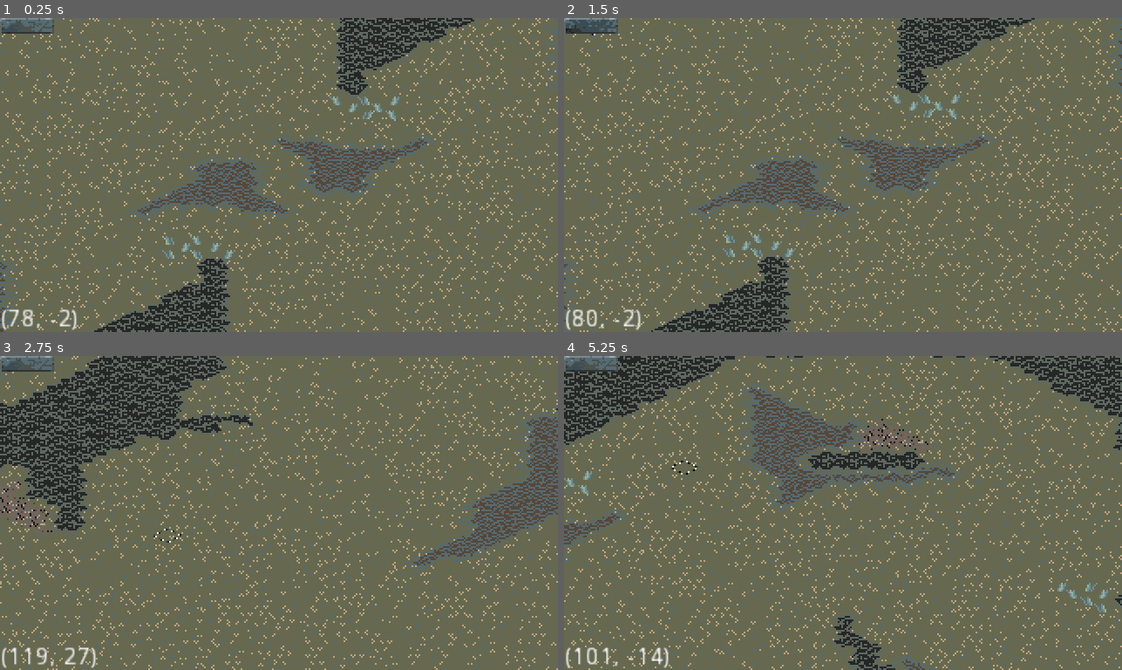
Above: before the commit, frames 1-4 (two rows, left to right).
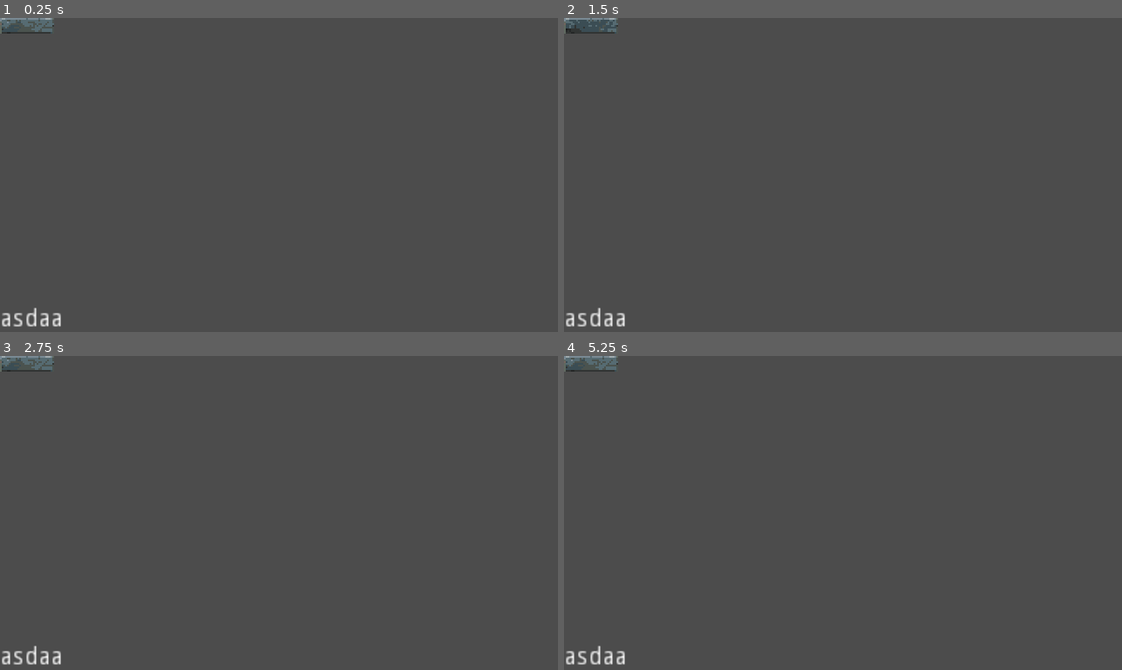
Above: after the commit, the same moments.

Repository: SimonasLetukas/low-age-prototype-godot
Game: Godot game, scene res://Client/Game.tscn
Same seed, same stepped clock (60 frames per second), same inputs: the game is played once before the commit and once after it.
Inputs (mouse positions are in pixels of both pictures, inside the frame that each line leads up to):
- Up to frame 1 (0.25 s): no input
- Up to frame 2 (1.5 s): move the mouse to (965, 159) at 0.52 s; press the mouse at (965, 159) at 0.53 s; hold Right (ui_right) 0.53-1.25 s; release the mouse at (965, 159) at 1.25 s; click (591, 24) at 1.25 s
- Up to frame 3 (2.75 s): move the mouse to (167, 528) at 2.02 s; hold Down (ui_down) from 2.03 s (still down); click (167, 528) at 2.1 s
- Up to frame 4 (5.25 s): move the mouse to (898, 443) at 2.77 s; release Down (ui_down) at 2.78 s; press the mouse at (898, 443) at 2.78 s; hold Right (ui_right) 2.78-3.53 s; move the mouse to (815, 575) at 3.52 s; release the mouse at (815, 575) at 3.53 s; hold Up (ui_up) 3.53-4.28 s; click (815, 575) at 3.6 s; move the mouse to (1010, 560) at 4.27 s; press the mouse at (1010, 560) at 4.28 s; hold Left (ui_left) from 4.28 s (still down); move the mouse to (675, 465) at 5.02 s; release the mouse at (675, 465) at 5.03 s; click (675, 465) at 5.1 s

The runs differ from the first frame. In frame 1, 97% of the frame differs, in the area x 0-100%, y 0-100%; in frame 2, 97%; in frame 3, 97%; in frame 4, 97%.

Commit message:
Implemented available tiles when clicking left mouse button

Diff:
--- a/Client/Camera/Camera.gd
+++ b/Client/Camera/Camera.gd
@@ -1,4 +1,10 @@
 extends Camera2D
+
+export(bool) var debug_enabled = true
+export(int, -200, 100, 5) var limit_horizontal_margin: int = 30
+export(int, -200, 100, 5) var limit_vertical_margin: int = 5
+export(float, 0.5, 3, 0.25) var minimum_zoom: float = 0.5
+export(float, 0.5, 3, 0.25) var maximum_zoom: float = 1.5
 
 var map_width_pixels: int = 904
 var map_height_pixels: int = 452
@@ -11,18 +17,15 @@
 var map_limit_top: int
 var map_limit_bottom: int
 
-export(bool) var debug_enabled = true
-export(int, -200, 100, 5) var limit_horizontal_margin: int = 30
-export(int, -200, 100, 5) var limit_vertical_margin: int = 5
-export(float, 0.5, 3, 0.25) var minimum_zoom: float = 0.5
-export(float, 0.5, 3, 0.25) var maximum_zoom: float = 1.5
-
 onready var viewport_size: Vector2 = get_viewport().get_size_override()
 onready var previous_position: Vector2 = Vector2(0, 0)
 onready var camera_is_moving: bool = false
 onready var mouse_is_on_ui: bool = false
 onready var tile_width: int = Constants.tile_width
 onready var tile_height: int = Constants.tile_height
+
+signal dragging_started()
+signal dragging_ended()
 
 func _ready() -> void:
 	self.position = Vector2(map_width_pixels / 2, map_height_pixels / 2)
@@ -49,11 +52,13 @@
 			if mouse_is_on_ui == false:
 				previous_position = mouse_pos
 				camera_is_moving = true
+				emit_signal("dragging_started")
 		else:
 			self.position += (previous_position - mouse_pos) * self.zoom
 			previous_position = mouse_pos
 	elif Input.is_action_just_released("mouse_left"):
 		camera_is_moving = false
+		emit_signal("dragging_ended")
 
 	if (camera_is_moving == false):
 		clamp_position_to_boundaries(delta)
--- a/Client/Game.tscn
+++ b/Client/Game.tscn
@@ -9,8 +9,11 @@
 
 [node name="Map" parent="." instance=ExtResource( 1 )]
 
+[node name="SelectedTile" parent="Map" index="5"]
+frame = 3
+
 [node name="MapCreator" parent="." instance=ExtResource( 3 )]
-map_file_location = "res://Client/Maps/Twister.png"
+map_file_location = "res://Client/Maps/Textures/Twister.png"
 
 [node name="Camera" parent="." instance=ExtResource( 2 )]
 position = Vector2( 0, 0 )
@@ -29,6 +32,8 @@
 [connection signal="mountains_found" from="MapCreator" to="Map" method="_on_MapCreator_mountains_found"]
 [connection signal="scraps_found" from="MapCreator" to="Map" method="_on_MapCreator_scraps_found"]
 [connection signal="starting_position_found" from="MapCreator" to="Map" method="_on_MapCreator_starting_position_found"]
+[connection signal="dragging_ended" from="Camera" to="Map" method="_on_Camera_dragging_ended"]
+[connection signal="dragging_started" from="Camera" to="Map" method="_on_Camera_dragging_started"]
 [connection signal="mouse_entered" from="UI" to="Camera" method="_on_UI_mouse_entered"]
 [connection signal="mouse_exited" from="UI" to="Camera" method="_on_UI_mouse_exited"]
 
--- a/Client/Maps/Map.gd
+++ b/Client/Maps/Map.gd
@@ -5,8 +5,11 @@
 var tile_width: int
 var tile_height: int
 var map_size: Vector2
+var tilemap_offset: Vector2
 var starting_positions: PoolVector2Array
 var tile_hovered: Vector2
+var point_ids_by_positions: Dictionary
+var positions_by_point_ids: Dictionary
 
 # TileMaps used for visual component
 onready var grass: TileMap = $Grass
@@ -18,8 +21,14 @@
 onready var tilemap_scraps_index: int = 5
 onready var tilemap_marsh_index: int = 3
 onready var tilemap_mountains_index: int = 4
+onready var tilemap_available_tile_index: int = 8
 
 onready var selected_tile: AnimatedSprite = $SelectedTile
+
+onready var pathfinding: DijkstraMap = DijkstraMap.new()
+onready var available_tiles: TileMap = $Alpha/AvailableTiles
+
+onready var selection_blocked: bool = false
 
 signal starting_positions_declared(starting_positions)
 signal new_tile_hovered(tile_hovered)
@@ -30,14 +39,28 @@
 func _process(delta) -> void:
 	var mouse_pos: Vector2 = get_global_mouse_position()
 	var map_pos: Vector2 = get_map_position_from_mouse_position(mouse_pos)
+
 	if (tile_hovered != map_pos):
 		tile_hovered = map_pos
 		emit_signal("new_tile_hovered", tile_hovered)
 		selected_tile.enable()
-		selected_tile.move_to(grass.map_to_world(tile_hovered, true))
+		selected_tile.move_to(grass.map_to_world(tile_hovered + tilemap_offset, true))
+
+	if Input.is_action_just_pressed("mouse_left"):
+		if selection_blocked:
+			return
+		available_tiles.clear()
+		pathfinding.recalculate(point_ids_by_positions[map_pos], {"maximum_cost": 7.5})
+		var available_point_ids: PoolIntArray = pathfinding.get_all_points_with_cost_between(0.0, 7.5)
+		for point_id in available_point_ids:
+			var position: Vector2 = positions_by_point_ids[point_id]
+			available_tiles.set_cellv(position, tilemap_available_tile_index)
+
+			#todo optimize
+			available_tiles.update_bitmask_region(Vector2(0, 0), Vector2(map_size.x, map_size.y))
 
 func get_map_position_from_mouse_position(mouse_position: Vector2) -> Vector2:
-	return grass.world_to_map(mouse_position)
+	return grass.world_to_map(mouse_position) - tilemap_offset
 
 func update_bitmasks(mountains_fill_offset: int):
 	grass.update_bitmask_region(Vector2(0, 0), Vector2(map_size.x, map_size.y))
@@ -50,6 +73,7 @@
 	scraps.clear()
 	marsh.clear()
 	mountains.clear()
+	available_tiles.clear()
 
 func fill_outside_mountains(fill_offset: int):
 	for y in range(fill_offset * -1, map_size.y + fill_offset):
@@ -63,6 +87,13 @@
 	tile_width = Constants.tile_width
 	tile_height = Constants.tile_height
 	self.position.x = (map_size.x * tile_width) / 2
+	tilemap_offset = Vector2(map_size.x / 2, (map_size.y / 2) * -1)
+
+	point_ids_by_positions = pathfinding.add_square_grid(0, Rect2(0, 0, map_size.x, map_size.y), -1, 1.0, sqrt(2))
+	for position in point_ids_by_positions.keys():
+		var id: int = point_ids_by_positions[position]
+		positions_by_point_ids[id] = position
+
 	clear_tilemaps()
 
 func _on_MapCreator_generation_ended():
@@ -88,3 +119,9 @@
 
 func _on_MapCreator_starting_position_found(coordinates: Vector2):
 	starting_positions.append(coordinates)
+
+func _on_Camera_dragging_started():
+	selection_blocked = true
+
+func _on_Camera_dragging_ended():
+	selection_blocked = false
--- a/Client/Maps/Map.tscn
+++ b/Client/Maps/Map.tscn
@@ -60,6 +60,16 @@
 format = 1
 tile_data = PoolIntArray( -1179646, 4, 8, -1179645, 4, 5, -1179644, 4, 9, -1179643, 4, 13, -1179642, 4, 2, -1114111, 4, …(5393 unchanged characters)…
 
+[node name="Alpha" type="Node2D" parent="."]
+modulate = Color( 1, 1, 1, 0.54902 )
+
+[node name="AvailableTiles" type="TileMap" parent="Alpha"]
+mode = 1
+tile_set = ExtResource( 1 )
+cell_size = Vector2( 16, 8 )
+format = 1
+tile_data = PoolIntArray( 262169, 8, 0, 262170, 8, 2, 262180, 0, 0, 327704, 8, 0, 327705, 8, 4, 327706, 8, 4, 327707, 8, 2, 393239, 8, 0, 393240, 8, 4, 393241, 8, 4, 393242, 8, 4, 393243, 8, 4, 393244, 8, 2, 458775, 8, 131072, 458776, 8, 4, 458777, 8, 4, 458778, 8, 4, 458779, 8, 4, 458780, 8, 131074, 524312, 8, 131072, 524313, 8, 4, 524314, 8, 4, 524315, 8, 131074, 589849, 8, 131072, 589850, 8, 131074 )
+
 [node name="SelectedTile" type="AnimatedSprite" parent="."]
 frames = SubResource( 5 )
 frame = 1
--- a/Demo/IsometricTiles.tres
+++ b/Demo/IsometricTiles.tres
@@ -141,3 +141,26 @@
 7/shape_one_way_margin = 0.0
 7/shapes = [  ]
 7/z_index = 0
+8/name = "tiles.png 8"
+8/texture = ExtResource( 1 )
+8/tex_offset = Vector2( 0, 0 )
+8/modulate = Color( 1, 1, 1, 1 )
+8/region = Rect2( 0, 152, 80, 32 )
+8/tile_mode = 1
+8/autotile/bitmask_mode = 1
+8/autotile/bitmask_flags = [ Vector2( 0, 0 ), 21299376, Vector2( 0, 1 ), 21299378, Vector2( 0, 2 ), 21299250, Vector2( 0, 3 ), 21299248, Vector2( 1, 0 ), 21299384, Vector2( 1, 1 ), 21299216, Vector2( 1, 2 ), 21299258, Vector2( 1, 3 ), 21299256, Vector2( 2, 0 ), 21299352, Vector2( 2, 1 ), 21299354, Vector2( 2, 2 ), 21299226, Vector2( 2, 3 ), 21299224, Vector2( 3, 0 ), 21299344, Vector2( 3, 1 ), 21299346, Vector2( 3, 2 ), 21299218, Vector2( 4, 0 ), 21299386 ]
+8/autotile/icon_coordinate = Vector2( 4, 3 )
+8/autotile/tile_size = Vector2( 16, 8 )
+8/autotile/spacing = 0
+8/autotile/occluder_map = [  ]
+8/autotile/navpoly_map = [  ]
+8/autotile/priority_map = [  ]
+8/autotile/z_index_map = [  ]
+8/occluder_offset = Vector2( 0, 0 )
+8/navigation_offset = Vector2( 0, 0 )
+8/shape_offset = Vector2( 0, 0 )
+8/shape_transform = Transform2D( 1, 0, 0, 1, 0, 0 )
+8/shape_one_way = false
+8/shape_one_way_margin = 0.0
+8/shapes = [  ]
+8/z_index = 0
Renamed: Client/Maps/Twister.png -> Client/Maps/Textures/Twister.png
Not shown, added: Client/Maps/Textures/Twister.png.import
Not shown, removed: Client/Maps/Twister.png.import
Binary file added: Sprites/World/tiles-export.png
Not shown, added: Sprites/World/tiles-export.png.import
Binary file changed: Sprites/World/tiles.png
